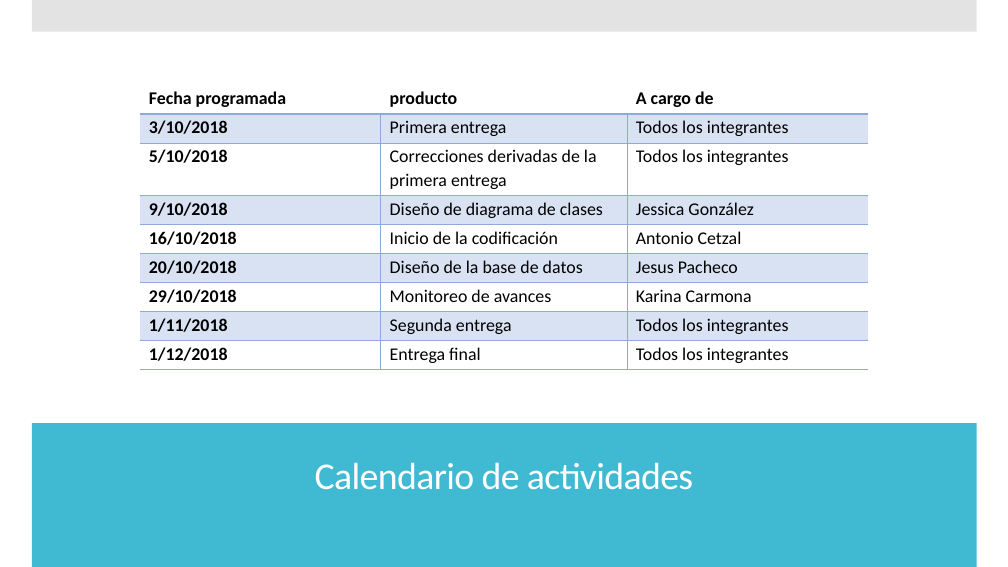
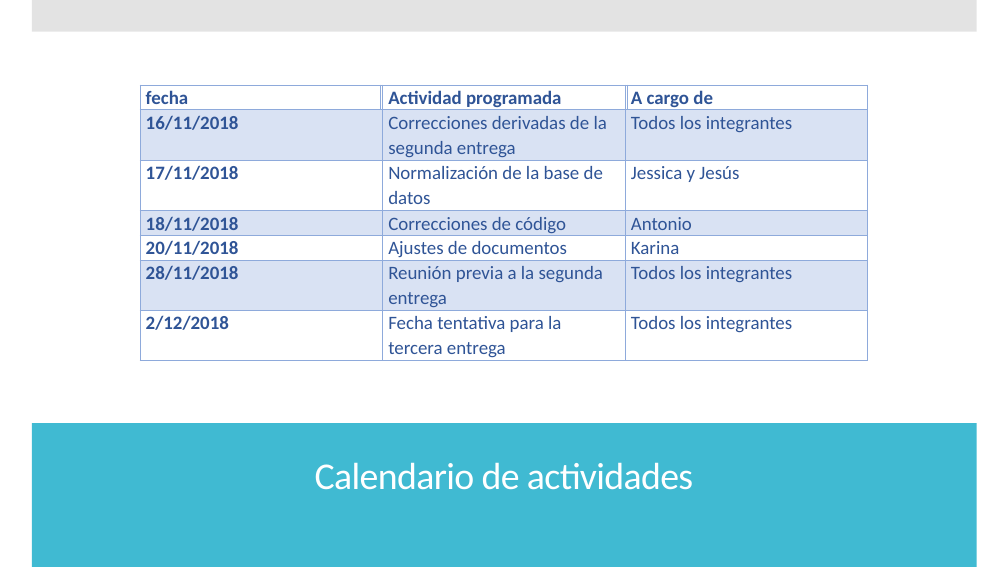
Before and after one commit to jesusapb/POO-2.0, a slide deck: slide 14 of Presentación.pptx (slide 11 before the commit). Drawn at 1008x567 pixels with LibreOffice and Linux fonts; fonts in the diff are those of the drawing. Boxes give left, top, right and bottom in pixels: in the first picture for what was removed or moved away, otherwise in the second. Text is boxed around its words. In the diff, an @@ line names an element or a change of style, - is before the commit and + after.

```diff
--- a/Presentación.pptx
+++ b/Presentación.pptx
@@ table at bbox=[140, 85, 868, 362] @@
-row 1: Fecha programada | producto | A cargo de
-row 2: 3/10/2018 | Primera entrega | Todos los integrantes
-row 3: 5/10/2018 | Correcciones derivadas de la primera entrega | Todos los integrantes
-row 4: 9/10/2018 | Diseño de diagrama de clases | Jessica González
-row 5: 16/10/2018 | Inicio de la codificación | Antonio Cetzal
-row 6: 20/10/2018 | Diseño de la base de datos | Jesus Pacheco
-row 7: 29/10/2018 | Monitoreo de avances | Karina Carmona
-row 8: 1/11/2018 | Segunda entrega | Todos los integrantes
-row 9: 1/12/2018 | Entrega final | Todos los integrantes
+row 1: fecha | Actividad programada | A cargo de
+row 2: 16/11/2018 | Correcciones derivadas de la segunda entrega | Todos los integrantes
+row 3: 17/11/2018 | Normalización de la base de datos | Jessica y Jesús
+row 4: 18/11/2018 | Correcciones de código | Antonio
+row 5: 20/11/2018 | Ajustes de documentos | Karina
+row 6: 28/11/2018 | Reunión previa a la segunda entrega | Todos los integrantes
+row 7: 2/12/2018 | Fecha tentativa para la tercera entrega | Todos los integrantes
@@ table added at bbox=[140, 85, 869, 125], 1 rows, 3 columns @@
+ |  | 
```
Also in this commit, not shown: 7 other slides changed, 4 slides added, 1 slide removed, 6 other files.
